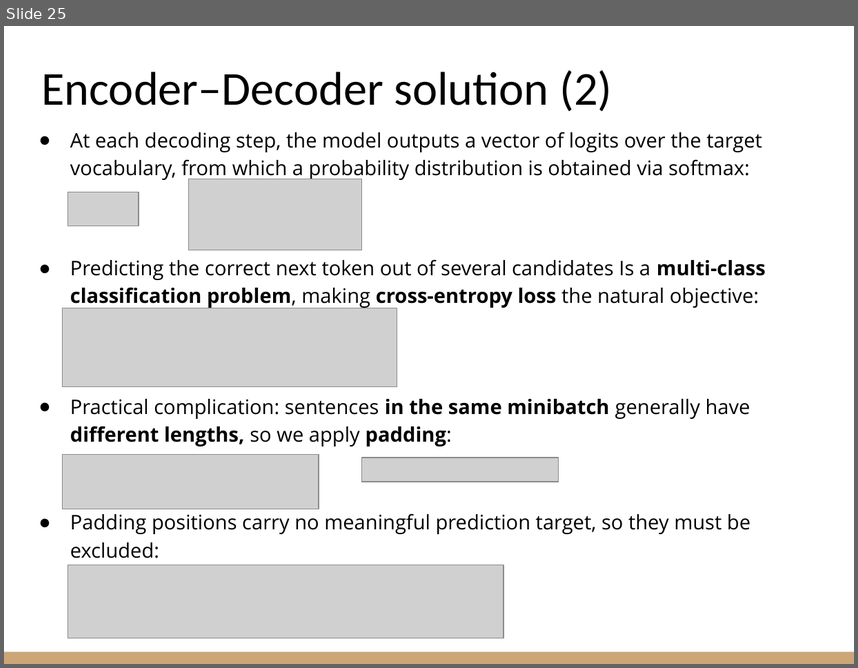
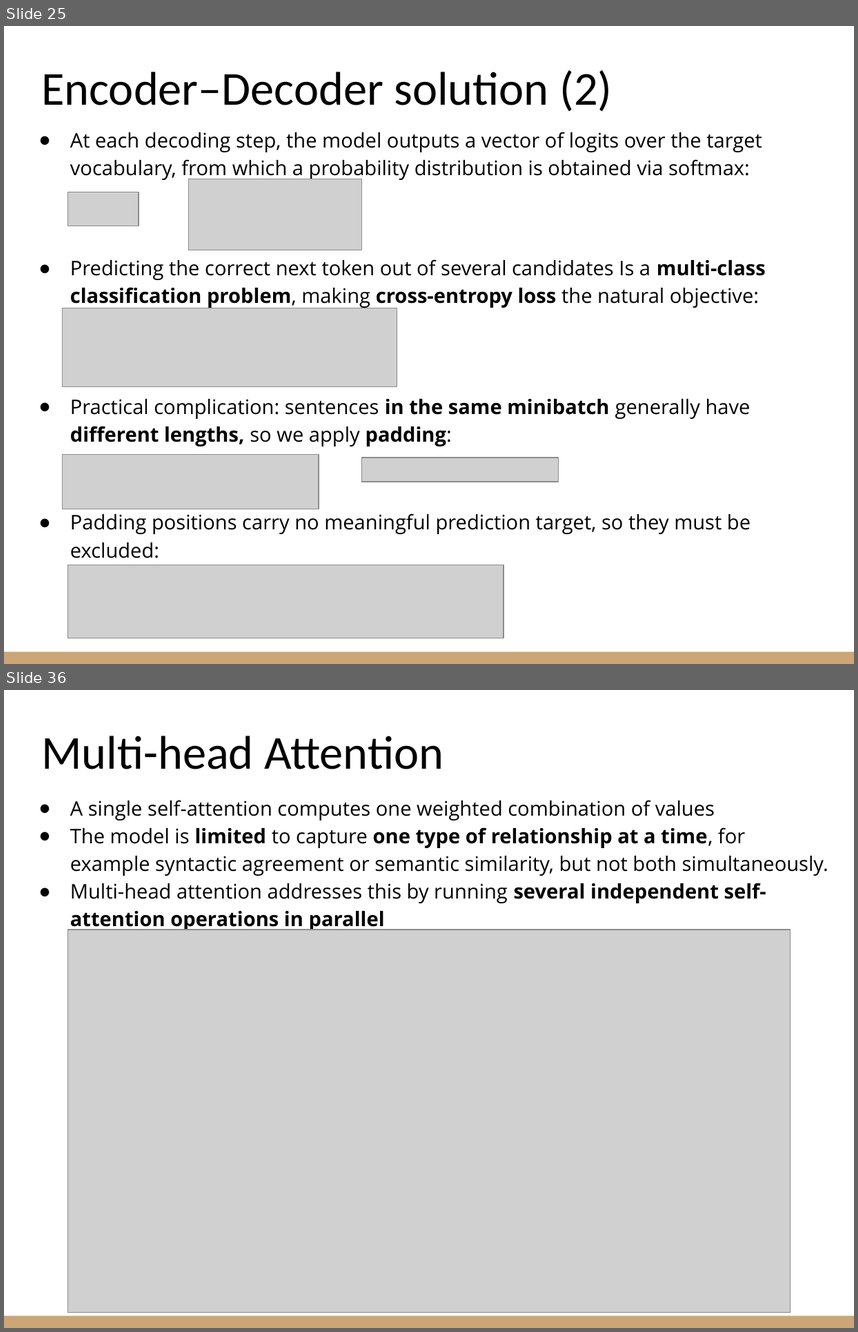
Before and after one commit to riccardoberta/machine-learning, a slide deck: 17 - Transformers/slides.pptx. Shown one above the other, each under a label of ours: slide 25 before the commit, slides 25 and 36 after it; the slides between them are not shown. The pictures are 858x668 and 858x1332 pixels, drawn with LibreOffice and Linux fonts; fonts in the diff are those of the drawing; grey boxes stand for pictures. Boxes give left, top, right and bottom in pixels: in the first picture for what was removed or moved away, otherwise in the second. Text is boxed around its words. In the diff, an @@ line names an element or a change of style, - is before the commit and + after.

```diff
--- a/17 - Transformers/slides.pptx
+++ b/17 - Transformers/slides.pptx
@@ slide 36 added at [4, 690, 854, 1328], background #FFFFFF; not listed: 1 template element that a slide beside it also shows @@
@@ title added at [41, 736, 444, 769], 40 pt, text #000000 @@
+Multi-head Attention
@@ text added at [70, 800, 829, 932], 17 pt, text #000000 @@
+● A single self-attention computes one weighted combination of values
+● The model is limited to capture one type of relationship at a time, for example syntactic agreement or semantic similarity, but not both simultaneously.
+● Multi-head attention addresses this by running several independent self-attention operations in parallel
@@ picture added at [67, 929, 791, 1312] @@
```
Also in this commit, not shown: 17 slides changed, 12 other slides added, 3 other files.
